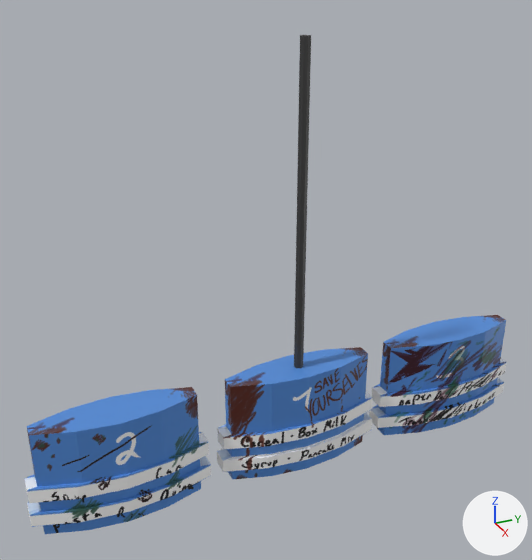
What one commit did to the Blender file Models/Graphics/aisleSign/aisle sign.blend.
Camera for both pictures: a 50 mm camera at (24.9, -12.8, 35.4) aimed at (-0.4, -1.4, 22.7). Arrows for +X, +Y and +Z are at lower right; the lights stay in place.

In view in the first picture: 'Aisle 1', 'Aisle 2', 'Aisle 3', 'pole'.
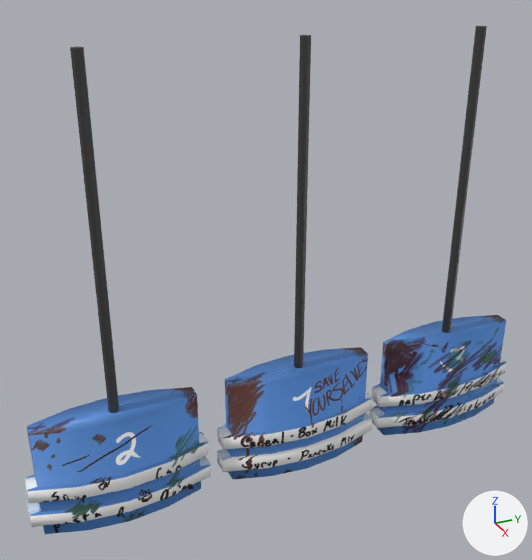
Changed parts and their boxes (x1, y1, x2, y2) in the pictures (532 x 560 px):
'pole.002', added (black)
    after: (70, 47, 119, 413)
'pole.001', added (black)
    after: (442, 26, 487, 333)
part 1 of me_cube_001, shading changed
    both: (217, 347, 373, 480)
part 2 of me_cube_002, shading changed
    both: (25, 387, 211, 534)
part 3 of me_cube_003, built on
    both: (380, 330, 428, 393)
part 4 of me_cube_003, surface changed
    both: (423, 340, 460, 390)
part 5 of me_cube_003, shading changed
    both: (369, 315, 506, 435)

What the commit changed:
me_cube_001 has 100 vertices, 98 faces and spans x -1.14..1.14, y -1.13..1.13, z -1.0..1.0.
me_cube_001 is used by ob_aisle_1; location (0.0, 0.0, 16.04); scale (1.0, 3.35, 2.43).
me_cube_001 part 1: all faces are now shaded smooth (98 of 98 changed).
me_cube_002 has 100 vertices, 98 faces and spans x -1.14..1.14, y -1.13..1.13, z -1.0..1.0.
me_cube_002 is used by ob_aisle_2; location (0.0, -8.17, 16.04); scale (1.0, 3.35, 2.43).
me_cube_002 part 2: all faces are now shaded smooth (98 of 98 changed).
me_cube_003 is used by ob_aisle_3; location (0.0, 7.92, 16.04); scale (1.0, 3.35, 2.43).
me_cube_003 had 100 vertices, 98 faces and spanned x -1.14..1.14, y -1.13..1.13, z -1.0..1.0.
me_cube_003 now has 113 vertices, 109 faces and spans x -1.14..1.14, y -1.13..1.13, z -1.0..1.0.
Part 3, on me_cube_003:
1 vertex is removed from x 0.32, y -1.0, z 1.0.
3 faces are deleted.
14 vertices are added at x -0.07..0.74, y -1.0..-0.57, z 0.36..1.0.
14 new faces join them.
me_cube_003 part 4: 1 kept faces spanning x 0.83..1.0, y -0.5..0.0, z 0.0..1.0 get new texture (UV) coordinates.
me_cube_003 part 5: 95 kept faces spanning x -1.14..1.14, y -1.13..1.13, z -1.0..1.0 are now shaded smooth.
Object 'pole.002' (ob_pole_002) is new; it shows a copy of the mesh of ob_pole.
Its parent is ob_aisle_2.
Its matrix parent inverse is Matrix(((1.0, 0.0, 0.0, 0.0), (0.0, 0.298, 0.0, 2.438), (0.0, 0.0, 0.411, -6.599), (0.0, 0.0, 0.0, 1.0))).
Its location is (0.0, -8.2, 25.24).
Its scale is (0.214, 0.214, 7.1).
Object 'pole.001' (ob_pole_001) is new; it shows a copy of the mesh of ob_pole.
Its parent is ob_aisle_3.
Its matrix parent inverse is Matrix(((1.0, 0.0, 0.0, 0.0), (0.0, 0.298, 0.0, -2.362), (0.0, 0.0, 0.411, -6.599), (0.0, 0.0, 0.0, 1.0))).
Its location is (0.0, 7.9, 25.24).
Its scale is (0.214, 0.214, 7.1).
